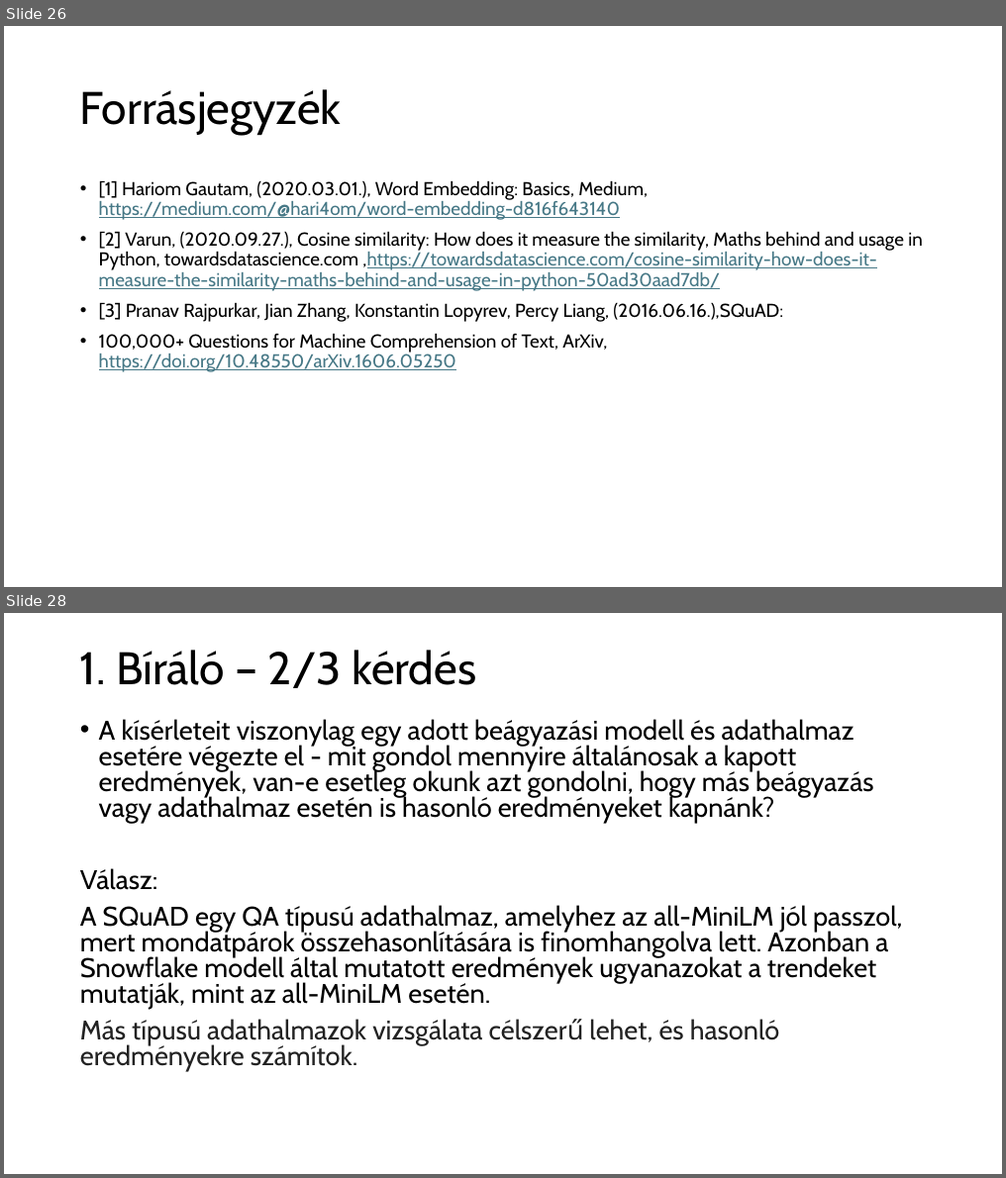
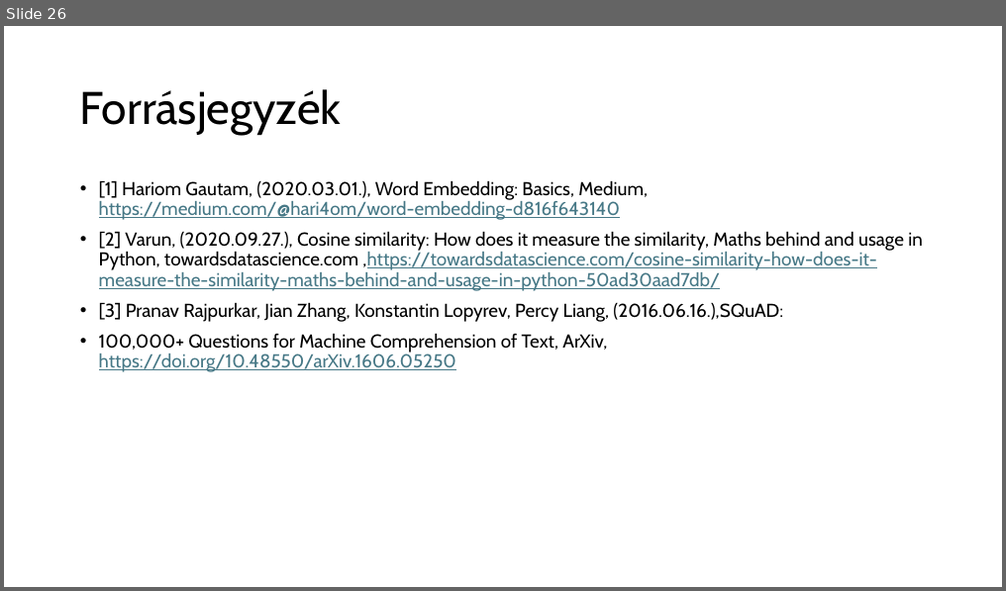
Before and after one commit to czotterbenedek/szakdoga_tdk, a slide deck: szakdoga/szakdolgozat_vedes.pptx. Shown one above the other, each under a label of ours: slides 26 and 28 before the commit, slide 26 after it; the slides between them are not shown. The pictures are 1006x1178 and 1006x591 pixels, drawn with LibreOffice and Linux fonts; fonts in the diff are those of the drawing. Boxes give left, top, right and bottom in pixels: in the first picture for what was removed or moved away, otherwise in the second. Text is boxed around its words. In the diff, an @@ line names an element or a change of style, - is before the commit and + after.

```diff
--- a/szakdoga/szakdolgozat_vedes.pptx
+++ b/szakdoga/szakdolgozat_vedes.pptx
@@ slide 28 removed at (4,613,1002,1174), background #FFFFFF @@
@@ title removed at (80,650,476,688) @@
-1. Bíráló – 2/3 kérdés
@@ text removed at (80,719,903,1071) @@
-• A kísérleteit viszonylag egy adott beágyazási modell és adathalmaz esetére végezte el - mit gondol mennyire általánosak a kapott eredmények, van-e esetleg okunk azt gondolni, hogy más beágyazás vagy adathalmaz esetén is hasonló eredményeket kapnánk?
-Válasz:
-A SQuAD egy QA típusú adathalmaz, amelyhez az all-MiniLM jól passzol, mert mondatpárok összehasonlítására is finomhangolva lett. Azonban a Snowflake modell által mutatott eredmények ugyanazokat a trendeket mutatják, mint az all-MiniLM esetén.
-Más típusú adathalmazok vizsgálata célszerű lehet, és hasonló
-eredményekre számítok.
```
Also in this commit, not shown: 21 slides changed, 6 other slides removed.
